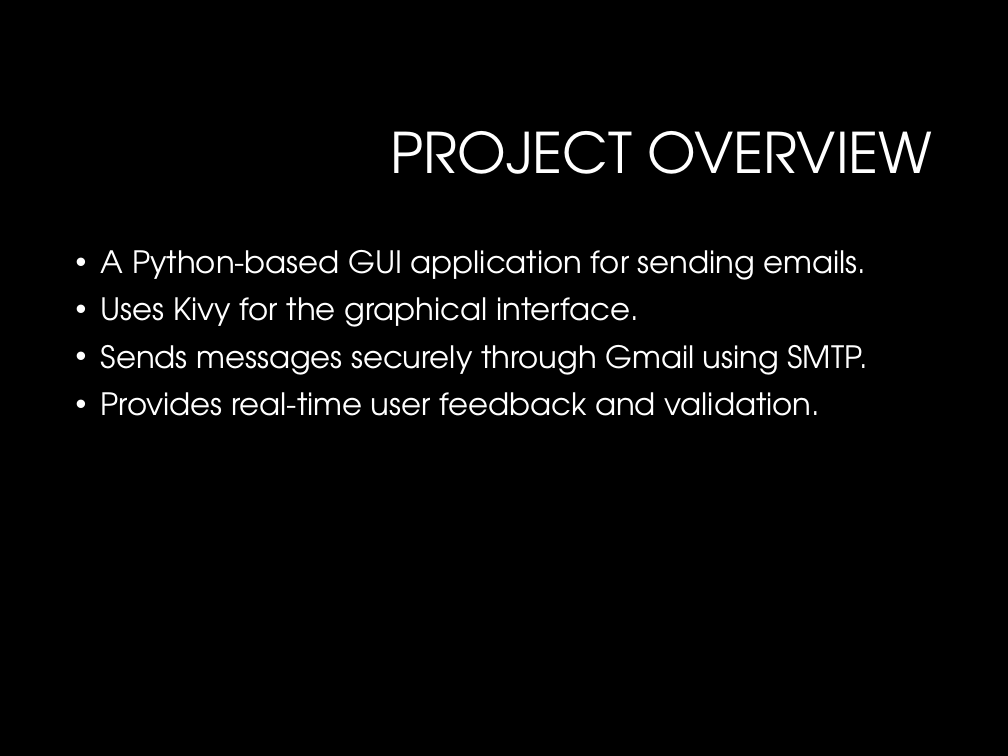
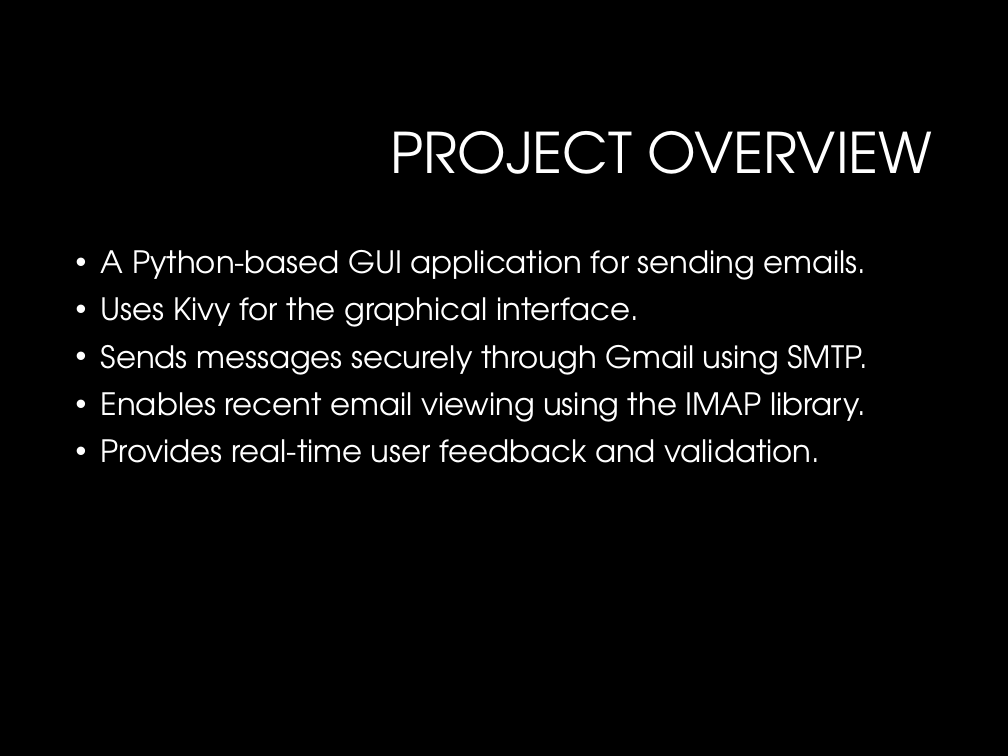
Before and after one commit to angelkautsi/EMAIL-SENDER-APPLICATION, a slide deck: slide 2 of Email_Sender_Application_Presentation.pptx. Drawn at 1008x756 pixels with LibreOffice and Linux fonts; fonts in the diff are those of the drawing; background and template pictures are left out. Boxes give left, top, right and bottom in pixels: in the first picture for what was removed or moved away, otherwise in the second. Text is boxed around its words. In the diff, an @@ line names an element or a change of style, - is before the commit and + after.

```diff
--- a/Email_Sender_Application_Presentation.pptx
+++ b/Email_Sender_Application_Presentation.pptx
@@ text at [101, 392, 866, 422]: paragraph added @@
+• Enables recent email viewing using the IMAP library.
```
Also in this commit, not shown: 7 other slides changed.
